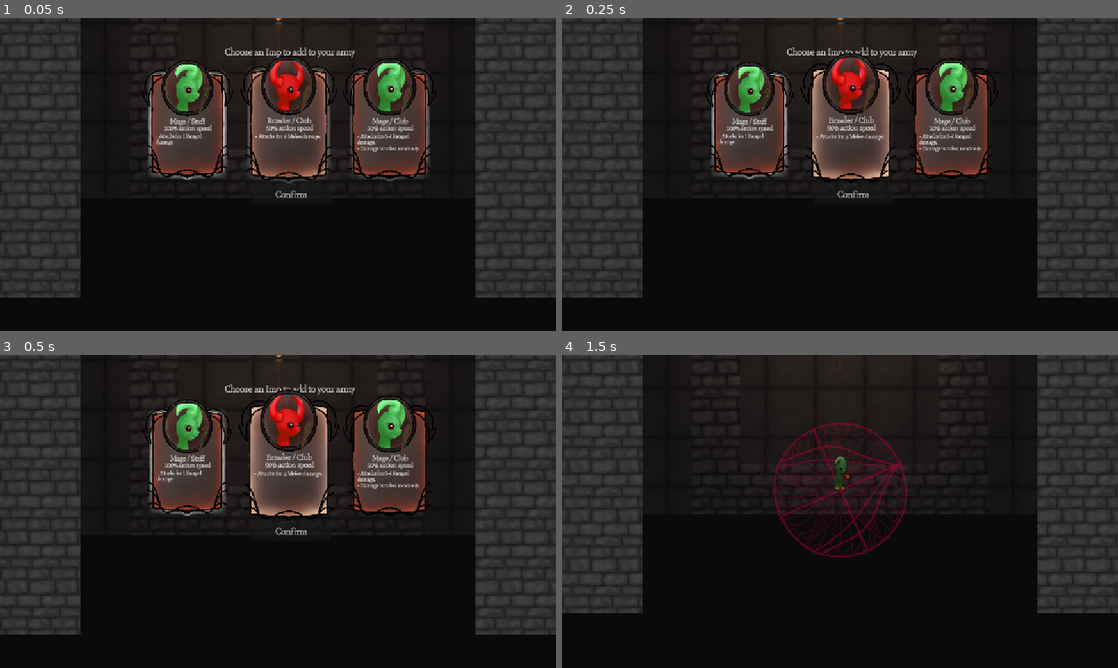
Above: before the commit, frames 1-4 (two rows, left to right).
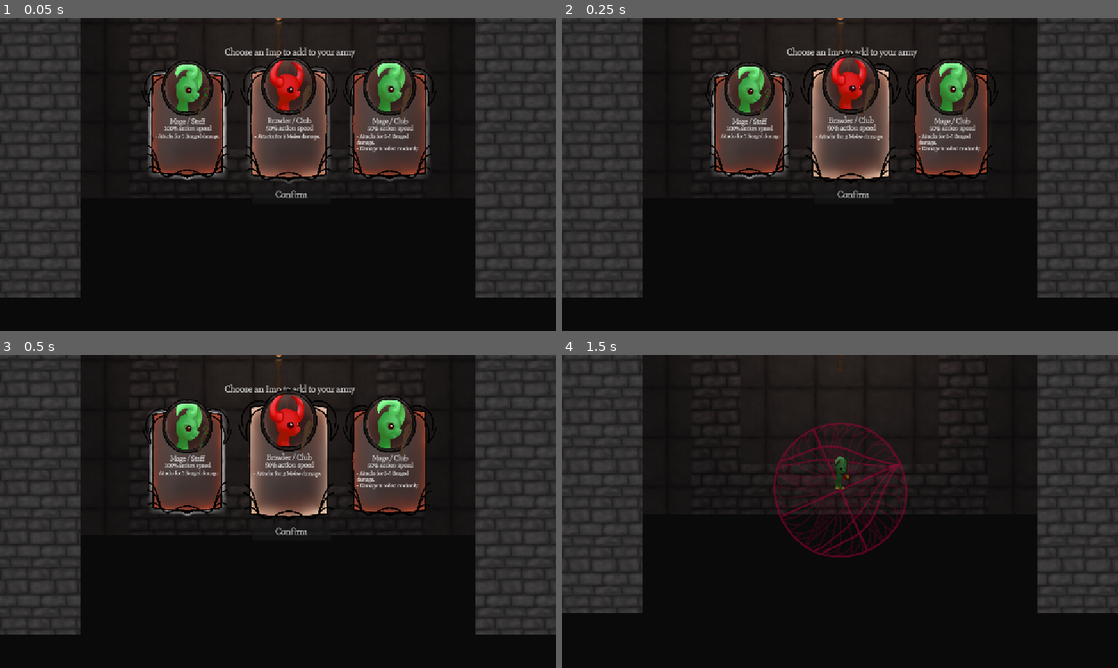
Above: after the commit, the same moments.

Repository: HoneyPony/impish-descent-future
Game: Godot game, scene res://levels/level3.tscn
The game is run twice, just before and just after one commit, with the same random seed, the same clock (stepped at 60 frames per second) and the same inputs. This scene is started directly instead of the project's main scene.
Inputs:
- Up to frame 1 (0.05 s): no input
- Up to frame 2 (0.25 s): no input
- Up to frame 3 (0.5 s): no input
- Up to frame 4 (1.5 s): click "Confirm" at 0.5 s; click "Confirm" at 1.25 s

The runs differ from the first frame. In frame 1, 0.4% of the frame differs, in the area x 28-76%, y 36-43%; in frame 2, 0.4%; in frame 3, 0.4%; in frame 4, nothing differs.

Commit message:
Style tweaks

Diff:
--- a/GS.gd
+++ b/GS.gd
@@ -344,8 +344,7 @@
 
 var relics: Array[String] = [
 "Essence of Slime
-When your imps die, summon 3 Ethereal copies of them.
-Your imps can no longer resurrect.",
+When your imps die, summon 3 Ethereal copies of them. Your imps can no longer resurrect.",
 
 "Conch Horn
 Every 3rd time you kill an enemy, spawn a random Brawler.",
@@ -357,8 +356,7 @@
 All imps spawn with 1 Shield.",
 
 "Thorny Bush
-Your Shields no longer protect. Instead, they grant +2 damage
-to the next attack.",
+Your Shields no longer protect. Instead, they grant +2 damage to the next attack.",
 
 "Book of Stabbing
 All daggers gain an additional x1.5 speed.",
@@ -370,8 +368,7 @@
 When you kill an enemy, summon two random Ethereal imps.",
 
 "Holy Scepter
-Non-Ethereal imps deal triple melee damage.
-Attacks made this way kill that imp.",
+Non-Ethereal imps deal triple melee damage. Attacks made this way kill that imp.",
 ]
 
 var relic_sprite: Array[Texture2D] = [
--- a/ui/cards/card.gd
+++ b/ui/cards/card.gd
@@ -54,6 +54,9 @@
 	%Relic.texture = GS.relic_sprite[id]
 
 	%ActionSpeed.queue_free()
+
+	# Just for fun, center the text for relics.
+	%Description.horizontal_alignment = HORIZONTAL_ALIGNMENT_CENTER
 
 func setup_as_imp(id: int) -> void:
 	self.kind = RewardKind.IMP
--- a/ui/cards/card.tscn
+++ b/ui/cards/card.tscn
@@ -91,7 +91,7 @@
 [node name="Description" type="RichTextLabel" parent="Card"]
 unique_name_in_owner = true
 layout_mode = 0
-offset_left = 46.0
+offset_left = 44.0
 offset_top = 181.0
 offset_right = 216.0
 offset_bottom = 283.0
